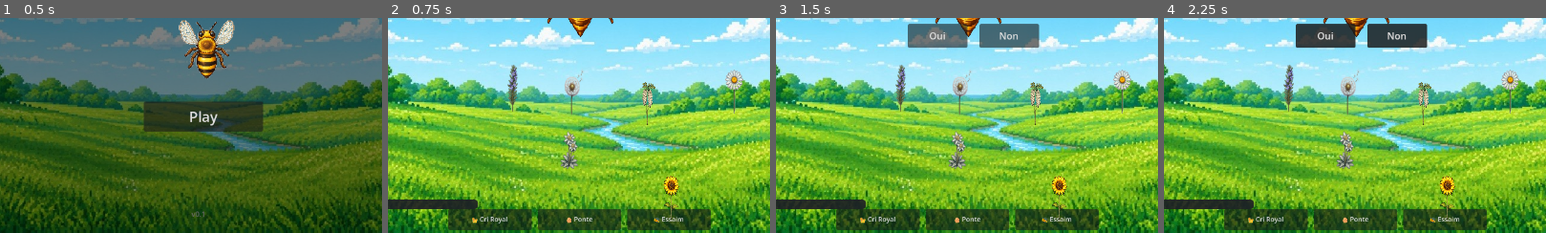
Above: before the commit, frames 1-4 (left to right).
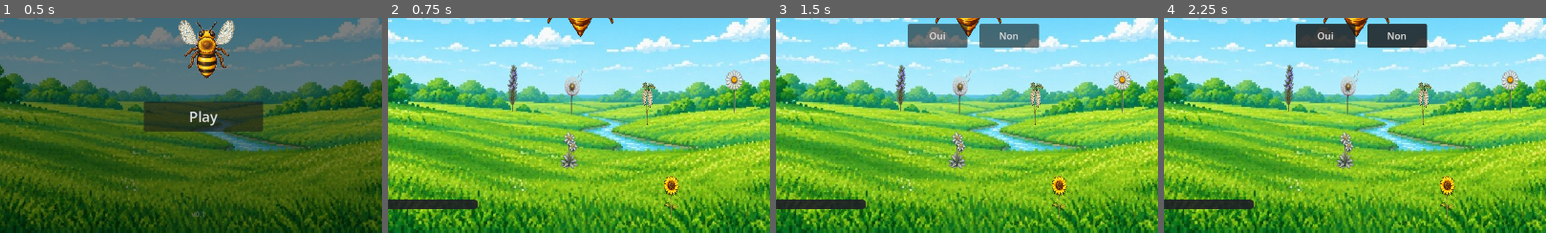
Above: after the commit, the same moments.

Repository: osteninteractive/BeeLaw
Game: Godot game, scene res://Scenes/Menu/Menu.tscn
Same seed, same stepped clock (60 frames per second), same inputs: the game is played once before the commit and once after it.
Inputs:
- Up to frame 1 (0.5 s): no input
- Up to frame 2 (0.75 s): click "Play" at 0.5 s
- Up to frame 3 (1.5 s): click "🔄 Restart" at 1.25 s
- Up to frame 4 (2.25 s): click "🔄 Restart" at 2 s
The pictures show only the part of the screen within x 23-73%, y 50-100%; the shares and areas given below are measured in that part.

Frame 1 is identical in both runs. In frame 2, 6.4% of the frame differs, in the area x 15-85%, y 88-99%; in frame 3, 6.4%; in frame 4, 6.4%.

Commit message:
fix: skill buttons finally wrapped in POWERS_ENABLED

Diff:
--- a/Scenes/Main/Main.gd
+++ b/Scenes/Main/Main.gd
@@ -195,15 +195,16 @@
 	bulle.add_child(rl)
 
 	# Queen Skills
-	var sk_pos = Vector2(400, 680)
-	var skills_data = [["cri_royal", "👑 Cri Royal", 1], ["ponte", "🥚 Ponte", 2], ["essaim", "🐝 Essaim", 3]]
-	for sd in skills_data:
-		var b = Button.new(); b.name = "Skill" + str(sd[2]); b.text = sd[1]
-		b.position = sk_pos; b.custom_minimum_size = Vector2(140, 35)
-		b.add_theme_font_size_override("font_size", 11)
-		b.pressed.connect(_use_skill.bind(sd[0]))
-		add_child(b); _skill_buttons[sd[0]] = b
-		sk_pos.x += 150
+	if GameManager.POWERS_ENABLED:
+		var sk_pos = Vector2(400, 680)
+		var skills_data = [["cri_royal", "👑 Cri Royal", 1], ["ponte", "🥚 Ponte", 2], ["essaim", "🐝 Essaim", 3]]
+		for sd in skills_data:
+			var b = Button.new(); b.name = "Skill" + str(sd[2]); b.text = sd[1]
+			b.position = sk_pos; b.custom_minimum_size = Vector2(140, 35)
+			b.add_theme_font_size_override("font_size", 11)
+			b.pressed.connect(_use_skill.bind(sd[0]))
+			add_child(b); _skill_buttons[sd[0]] = b
+			sk_pos.x += 150
 
 	# Collection button
 	var col_btn = Button.new(); col_btn.text = "🏛 Musée"
